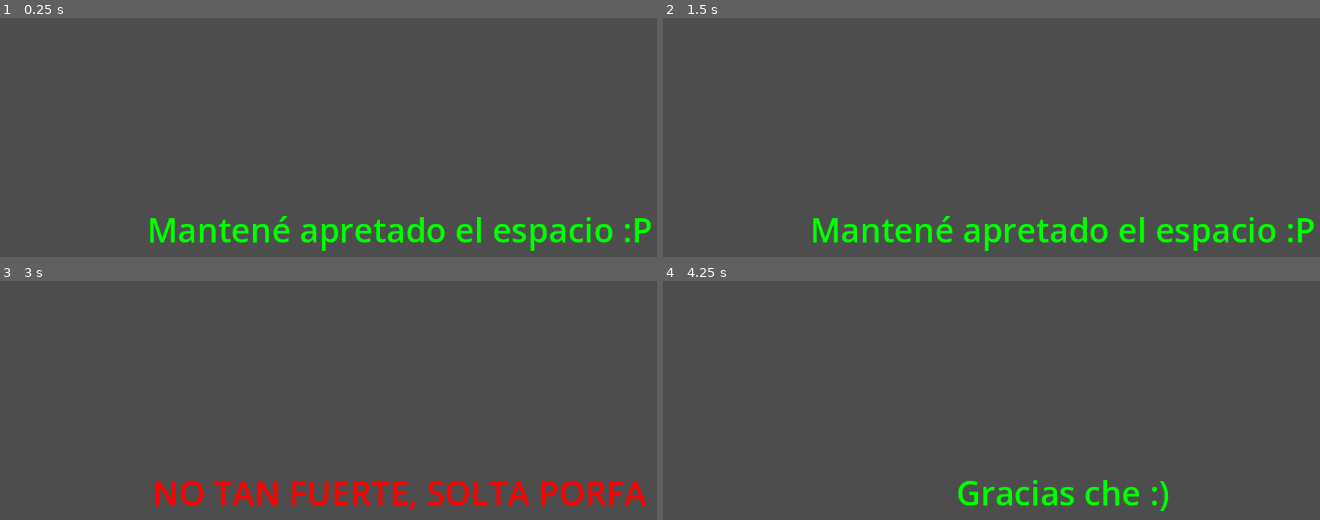
Above: before the commit, frames 1-4 (two rows, left to right).
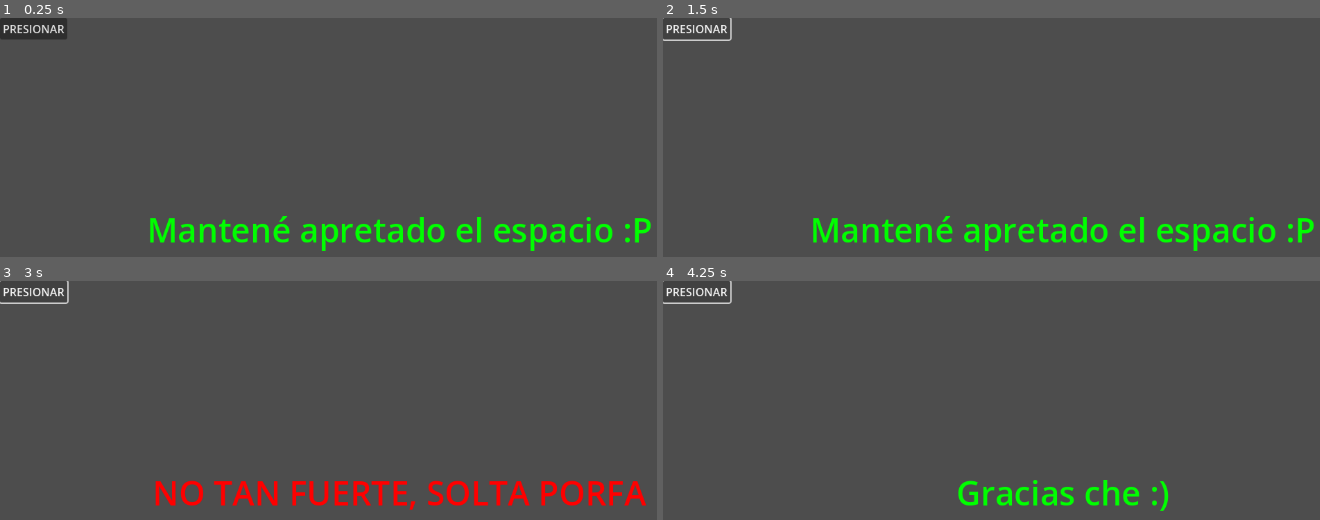
Above: after the commit, the same moments.

Repository: Hexanima/HowToGDScript
Game: Godot game, scene res://scenes/main.tscn
The game is run twice, just before and just after one commit, with the same random seed, the same clock (stepped at 60 frames per second) and the same inputs.
Inputs (mouse positions are in pixels of both pictures, inside the frame that each line leads up to):
- Up to frame 1 (0.25 s): no input
- Up to frame 2 (1.5 s): click (695, 27) at 0.5 s, where only the run after the commit has a clickable "PRESIONAR"; click (695, 27) at 1.25 s, where only the run after the commit has a clickable "PRESIONAR"
- Up to frame 3 (3 s): click (32, 290) at 2 s, where only the run after the commit has a clickable "PRESIONAR"; tap Enter at 2.75 s; hold Space (mi_accion) from 2.78 s (still down)
- Up to frame 4 (4.25 s): release Space (mi_accion) at 3.53 s; tap Space (mi_accion) at 3.6 s

The runs differ from the first frame. In frame 1, 0.8% of the frame differs, in the area x 0-11%, y 0-9%; in frame 2, 0.3%; in frame 3, 0.3%; in frame 4, 0.3%.

Commit message:
Done Signals

Diff:
--- a/scenes/main.gd
+++ b/scenes/main.gd
@@ -18,6 +18,8 @@
 
 # Called when the node enters the scene tree for the first time.
 func _ready():
+	leveled_up.connect(_on_leveled_up)
+
 	print(weapon.get_path())
 	if enemy:
 		print(enemy.get_path())
@@ -138,3 +140,22 @@
 func add(num1: int, num2: int) -> int:
 	var result = num1 + num2
 	return result
+
+
+func _on_button_pressed():
+	print("ALOOO")
+
+var xp := 0
+
+signal leveled_up(msg)
+
+func _on_timer_timeout():
+	xp += 5
+	print(xp)
+	if xp >= 20:
+		xp = 0
+		leveled_up.emit("SUBISTE NIVEL!")
+
+
+func _on_leveled_up(msg: String):
+	print(msg) # Replace with function body.
--- a/scenes/main.tscn
+++ b/scenes/main.tscn
@@ -29,3 +29,14 @@
 [node name="Weapon" type="Sprite2D" parent="Player"]
 
 [node name="Enemy" type="Node2D" parent="."]
+
+[node name="Button" type="Button" parent="."]
+offset_right = 8.0
+offset_bottom = 8.0
+text = "PRESIONAR"
+
+[node name="Timer" type="Timer" parent="."]
+autostart = true
+
+[connection signal="pressed" from="Button" to="." method="_on_button_pressed"]
+[connection signal="timeout" from="Timer" to="." method="_on_timer_timeout"]
Not shown, changed: README.md
